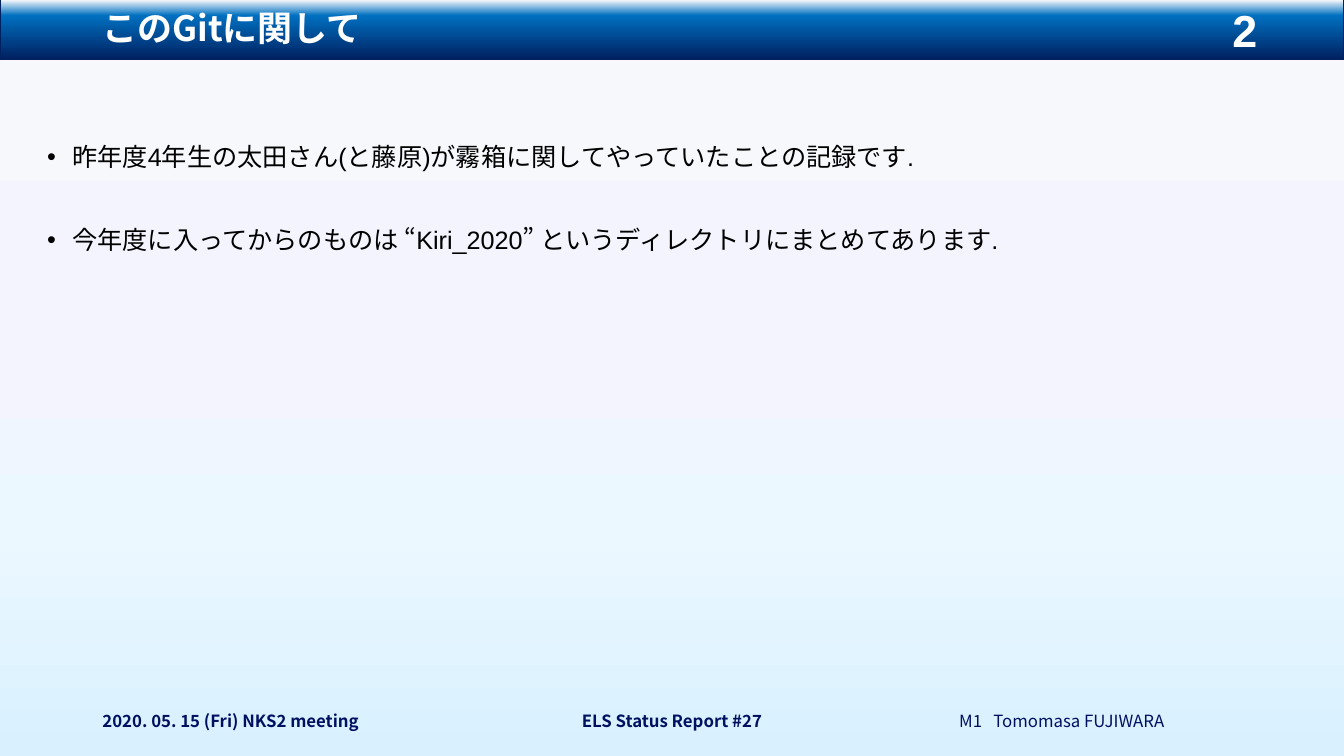
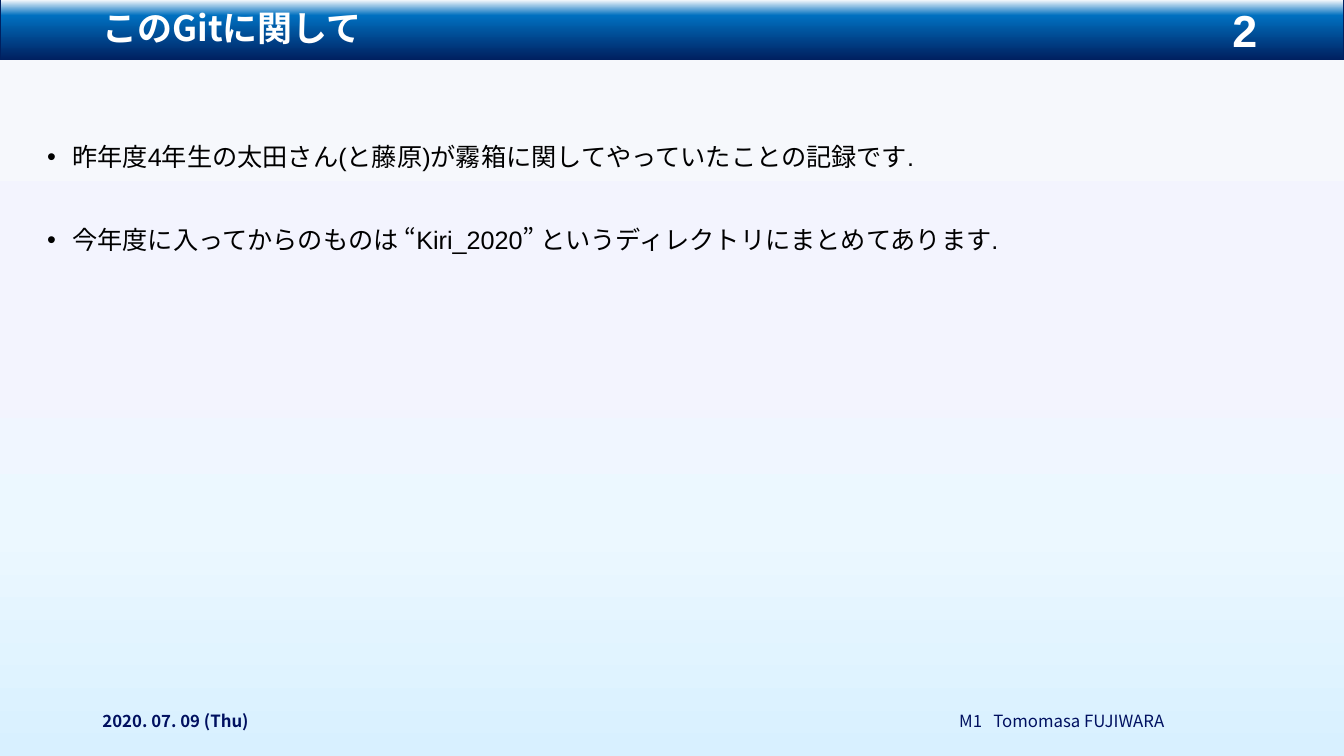
Before and after one commit to Tomomasa-git/Kilribako_2019, a slide deck: slide 2 of README.pptx. Drawn at 1344x756 pixels with LibreOffice and Linux fonts; fonts in the diff are those of the drawing. Boxes give left, top, right and bottom in pixels: in the first picture for what was removed or moved away, otherwise in the second. Text is boxed around its words. In the diff, an @@ line names an element or a change of style, - is before the commit and + after.

```diff
--- a/README.pptx
+++ b/README.pptx
@@ text at (x1=102, y1=713, x2=249, y2=730): text changed @@
-2020. 05. 15 (Fri) NKS2 meeting
+2020. 07. 09 (Thu)
@@ text removed at (x1=582, y1=714, x2=762, y2=731) @@
-ELS Status Report #27
```
Also in this commit, not shown: 1 slide added, 1 other file.
